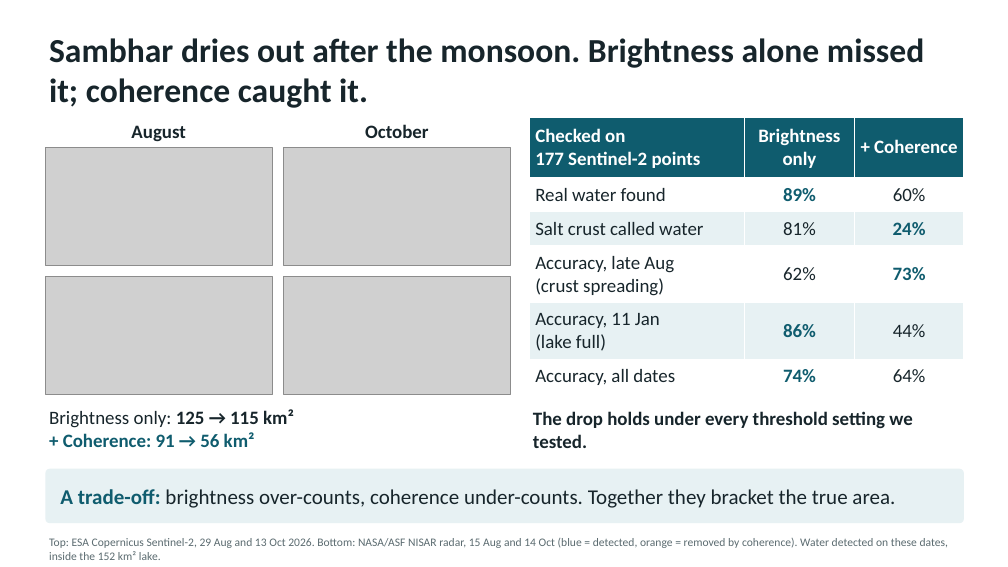
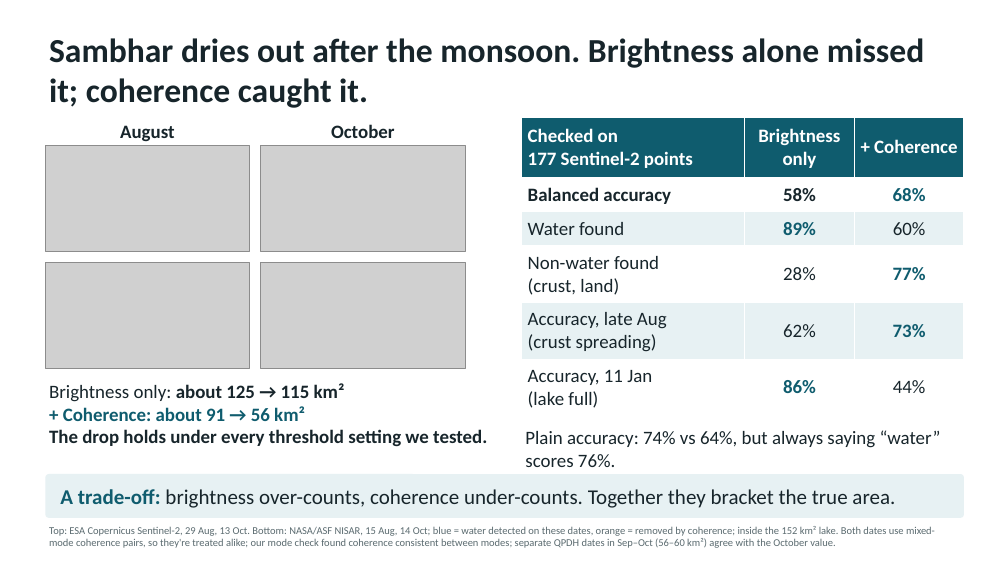
Before and after one commit to lokesh09s/sambhar-watch, a slide deck: slide 5 of docs/slides/Sambhar_Watch.pptx. Drawn at 1008x567 pixels with LibreOffice and Linux fonts; fonts in the diff are those of the drawing; grey boxes stand for pictures. Boxes give left, top, right and bottom in pixels: in the first picture for what was removed or moved away, otherwise in the second. Text is boxed around its words. In the diff, an @@ line names an element or a change of style, - is before the commit and + after.

```diff
--- a/docs/slides/Sambhar_Watch.pptx
+++ b/docs/slides/Sambhar_Watch.pptx
@@ text "August": place and size @@
-text "August" at <box>131,125,186,142</box>
+text "August" at <box>120,125,175,141</box>
@@ text "October": place and size @@
-text "October" at <box>365,124,429,138</box>
+text "October" at <box>331,124,395,138</box>
@@ table at <box>522,117,964,416</box> @@
-row 2: Real water found | 89% | 60%
-row 3: Salt crust called water | 81% | 24%
+row 2: Balanced accuracy | 58% | 68%
+row 3: Water found | 89% | 60%
+row 4: Non-water found / (crust, land) | 28% | 77%
-row 6: Accuracy, all dates | 74% | 64%
@@ table: place and size @@
-table at <box>529,117,964,393</box>
+table at <box>522,117,964,416</box>
@@ picture: place and size @@
-picture at <box>45,147,272,265</box>
+picture at <box>45,145,250,251</box>
@@ picture: place and size @@
-picture at <box>284,147,510,265</box>
+picture at <box>261,145,465,251</box>
@@ picture: place and size @@
-picture at <box>45,277,272,395</box>
+picture at <box>45,262,250,368</box>
@@ picture: place and size @@
-picture at <box>284,277,510,395</box>
+picture at <box>261,262,465,368</box>
@@ text at <box>49,383,487,447</box>: text changed @@
-Brightness only: 125 → 115 km²
-+ Coherence: 91 → 56 km²
+Brightness only: about 125 → 115 km²
++ Coherence: about 91 → 56 km²
+The drop holds under every threshold setting we tested.
@@ text at <box>525,430,941,467</box>: text changed; bold off @@
-The drop holds under every threshold setting we tested.
+Plain accuracy: 74% vs 64%, but always saying “water” scores 76%.
@@ rounded rectangle: place and size @@
-rounded rectangle at <box>45,469,964,523</box>
+rounded rectangle at <box>45,474,964,518</box>
@@ text at <box>49,526,935,548</box>: text changed; size 11 to 10 pt @@
-Top: ESA Copernicus Sentinel-2, 29 Aug and 13 Oct 2026. Bottom: NASA/ASF NISAR radar, 15 Aug and 14 Oct (blue = detected, orange = removed by coherence). Water detected on these dates, inside the 152 km² lake.
+Top: ESA Copernicus Sentinel-2, 29 Aug, 13 Oct. Bottom: NASA/ASF NISAR, 15 Aug, 14 Oct; blue = water detected on these dates, orange = removed by coherence; inside the 152 km² lake. Both dates use mixed-mode coherence pairs, so they're treated alike; our mode check found coherence consistent between modes; separate QPDH dates in Sep–Oct (56–60 km²) agree with the October value.
```
Also in this commit, not shown: 7 other files.
